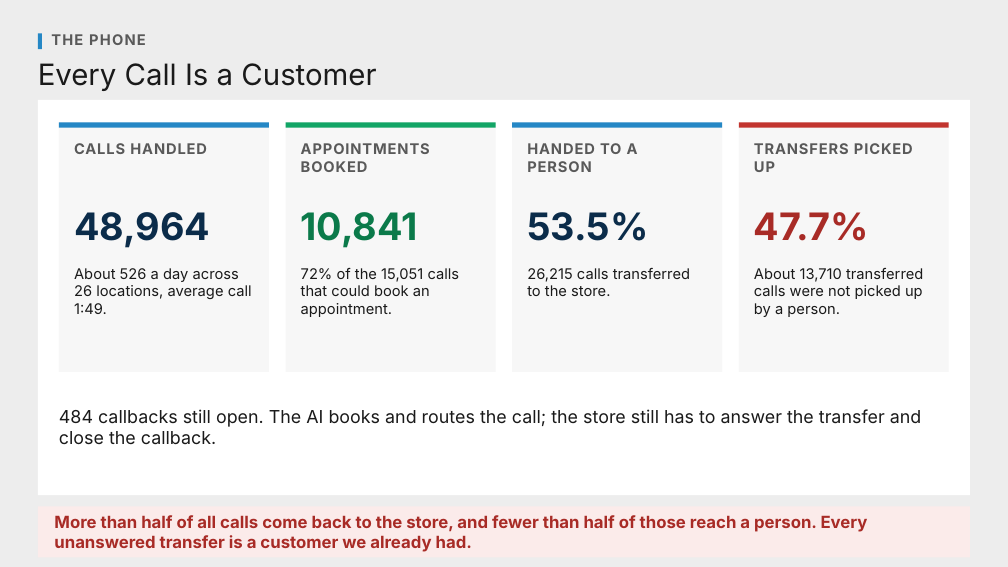
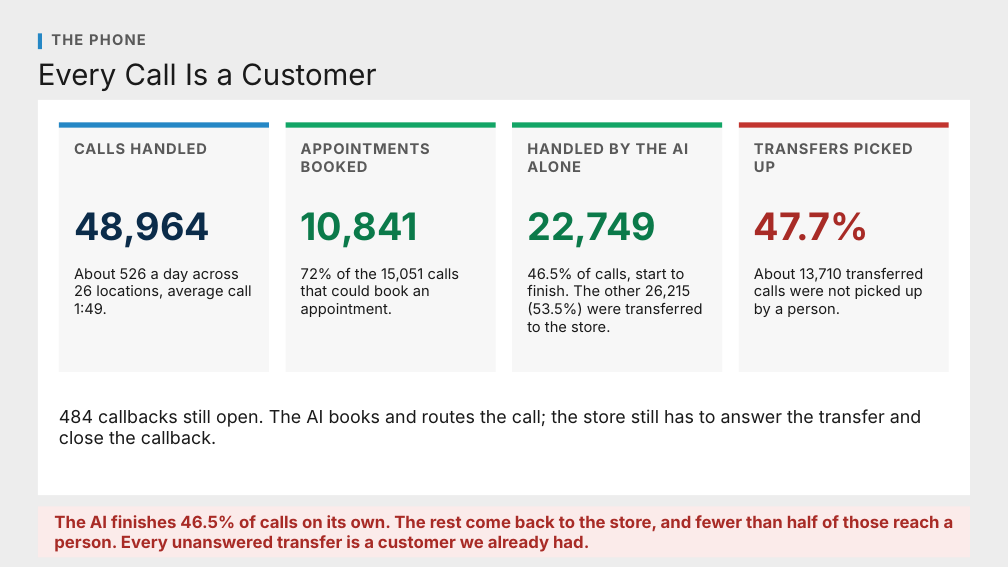
Before and after one commit to Ndresner/Noah, a slide deck: slide 1 of day2-deck/decks/Phone Handling - Preview.pptx. Drawn at 1008x567 pixels with LibreOffice and Linux fonts; fonts in the diff are those of the drawing. Boxes give left, top, right and bottom in pixels: in the first picture for what was removed or moved away, otherwise in the second. Text is boxed around its words. In the diff, an @@ line names an element or a change of style, - is before the commit and + after.

```diff
--- a/day2-deck/decks/Phone Handling - Preview.pptx
+++ b/day2-deck/decks/Phone Handling - Preview.pptx
@@ rectangle at [513, 123, 723, 128]: fill #2587C5 to #12A566 @@
@@ text at [527, 143, 688, 172]: text changed @@
-HANDED TO A PERSON
+HANDLED BY THE AI ALONE
@@ text at [527, 212, 656, 248]: text changed; text colour #0B2C4A to #0B7A4A @@
-53.5%
+22,749
@@ text at [527, 268, 702, 332]: text changed @@
-26,215 calls transferred to the store.
+46.5% of calls, start to finish. The other 26,215 (53.5%) were transferred to the store.
@@ text at [54, 515, 954, 552]: text changed @@
-More than half of all calls come back to the store, and fewer than half of those reach a person. Every unanswered transfer is a customer we already had.
+The AI finishes 46.5% of calls on its own. The rest come back to the store, and fewer than half of those reach a person. Every unanswered transfer is a customer we already had.
```
Also in this commit, not shown: 1 other slide changed, 1 other file.
